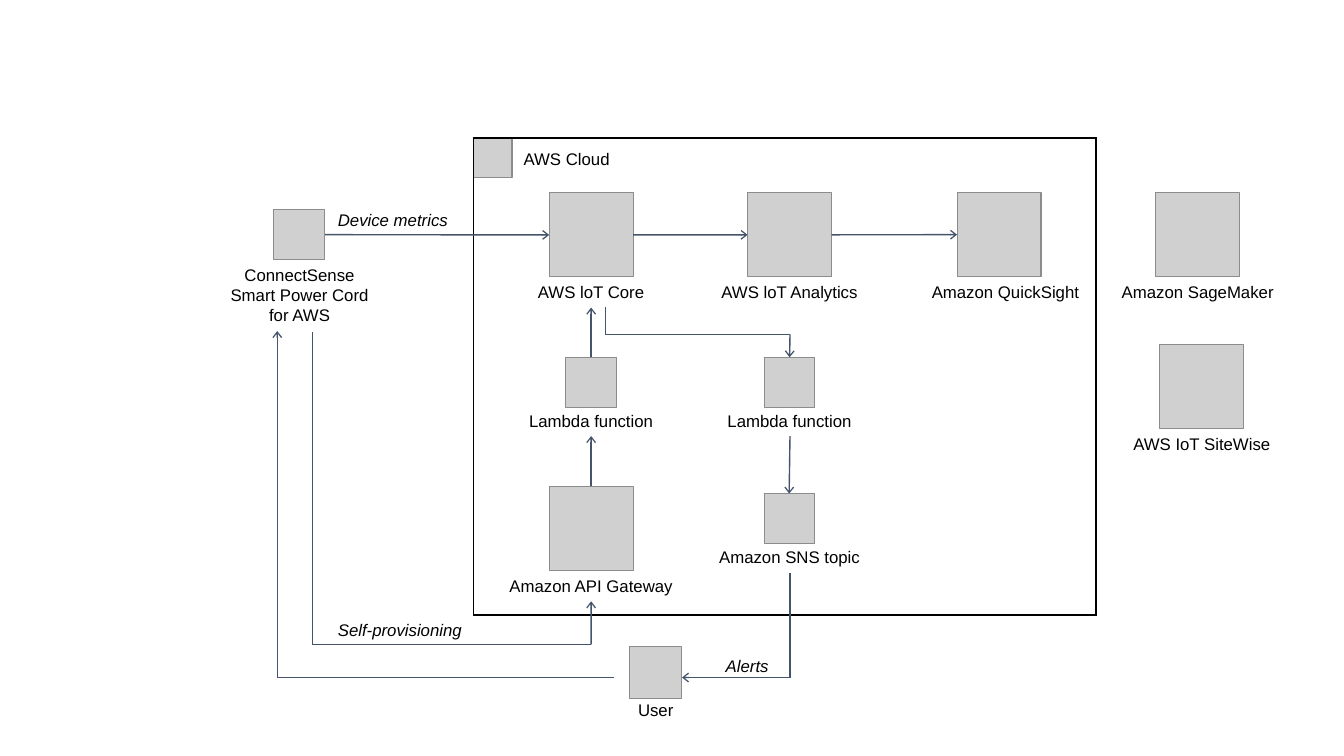
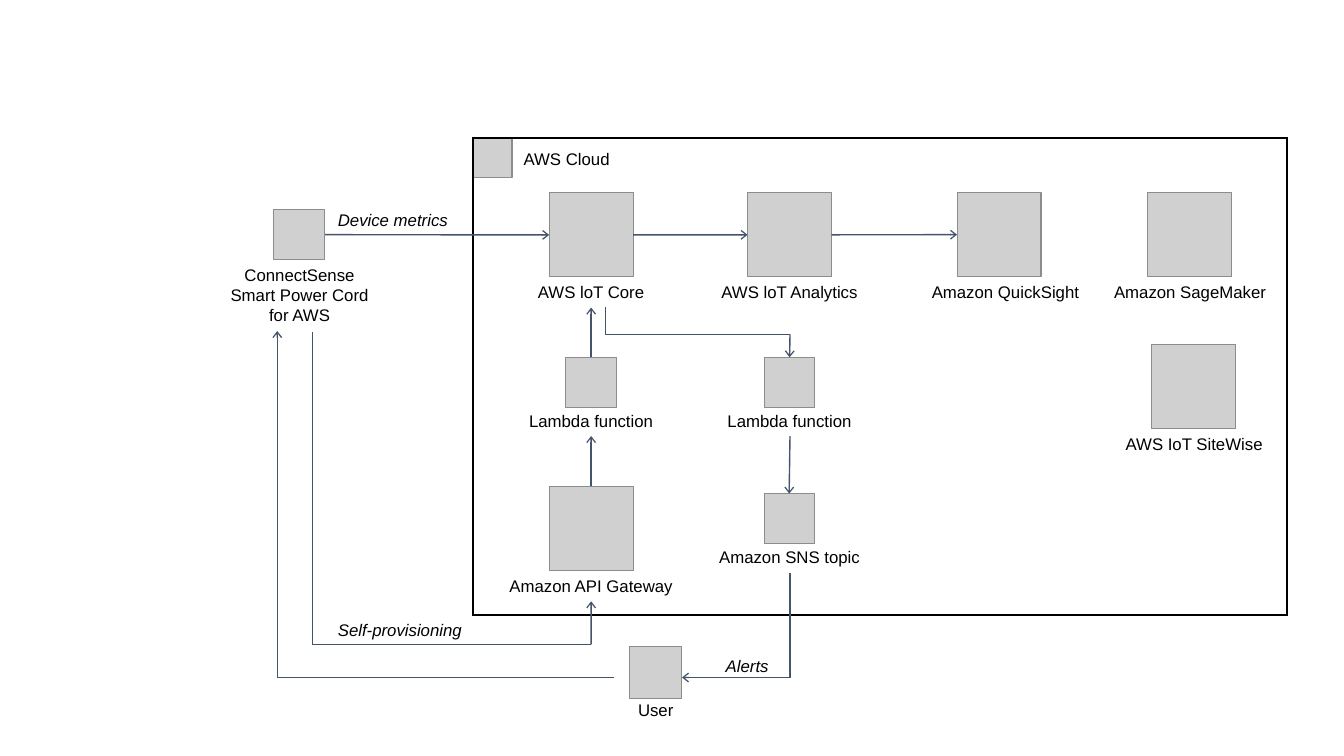
Before and after one commit to paquiro/quickstart-grid-connect-connectsense, a slide deck: slide 1 of docs/deployment_guide/images/connectsense-spc-architecture-diagram.pptx. Drawn at 1344x756 pixels with LibreOffice and Linux fonts; fonts in the diff are those of the drawing; grey boxes stand for pictures. Boxes give left, top, right and bottom in pixels: in the first picture for what was removed or moved away, otherwise in the second. Text is boxed around its words. In the diff, an @@ line names an element or a change of style, - is before the commit and + after.

```diff
--- a/docs/deployment_guide/images/connectsense-spc-architecture-diagram.pptx
+++ b/docs/deployment_guide/images/connectsense-spc-architecture-diagram.pptx
@@ rectangle "AWS Cloud": place and size @@
-rectangle "AWS Cloud" at (473, 138, 1096, 615)
+rectangle "AWS Cloud" at (473, 138, 1288, 615)
@@ 2 pictures, 2 texts: place and size @@
-2 pictures, 2 texts at (1122, 193, 1274, 450)
+2 pictures, 2 texts at (1114, 193, 1266, 450)
```
Also in this commit, not shown: 1 slide removed, 1 other file.
